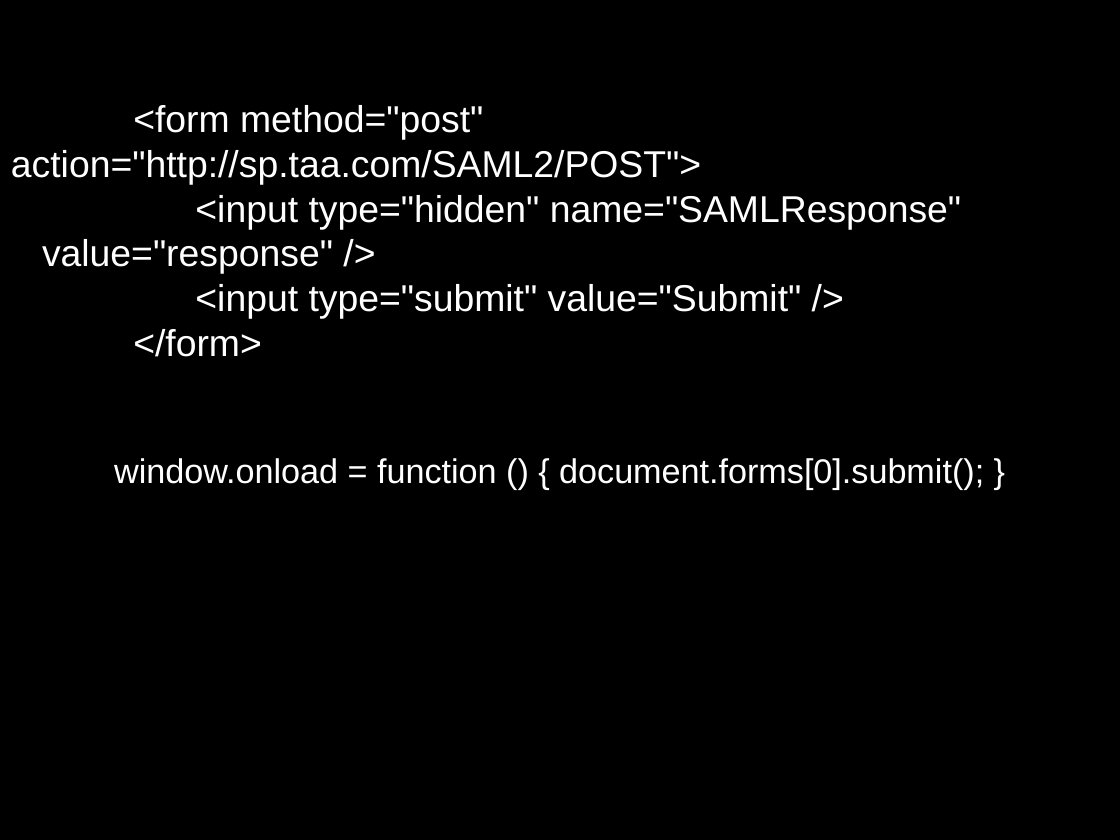
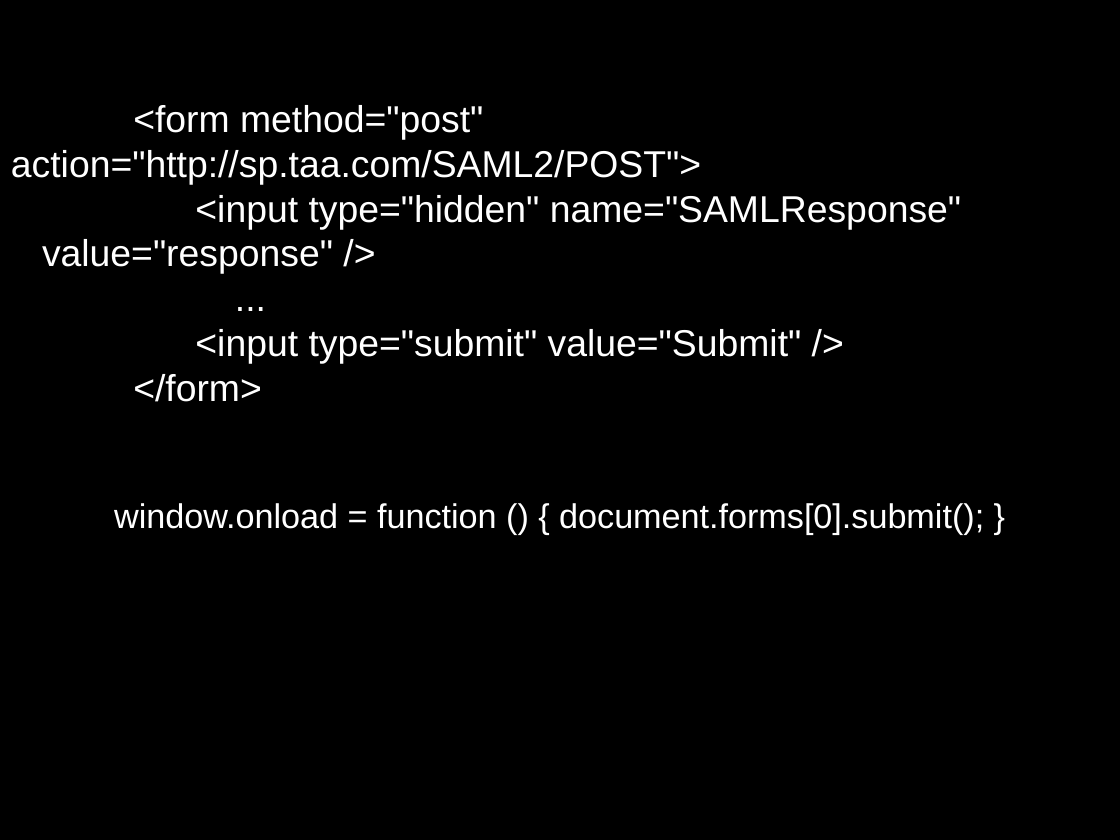
Before and after one commit to janasle/javabin-saml-demo, a slide deck: slide 12 of notes/javabin_saml.ppt (slide 11 before the commit). Drawn at 1120x840 pixels with LibreOffice and Linux fonts; fonts in the diff are those of the drawing. Boxes give left, top, right and bottom in pixels: in the first picture for what was removed or moved away, otherwise in the second. Text is boxed around its words. In the diff, an @@ line names an element or a change of style, - is before the commit and + after.

```diff
--- a/notes/javabin_saml.ppt
+++ b/notes/javabin_saml.ppt
@@ text at (x1=11, y1=105, x2=984, y2=535): paragraph added @@
+...
```
Also in this commit, not shown: 1 other slide changed, 1 slide added, 1 other file.
